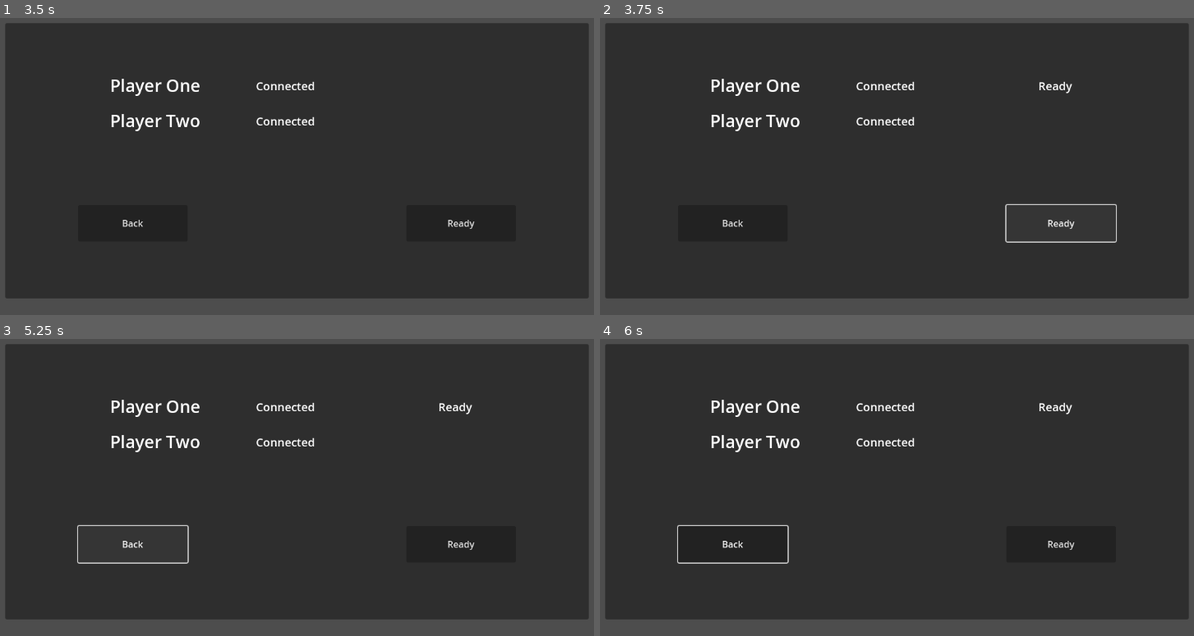
Above: before the commit, frames 1-4 (two rows, left to right).
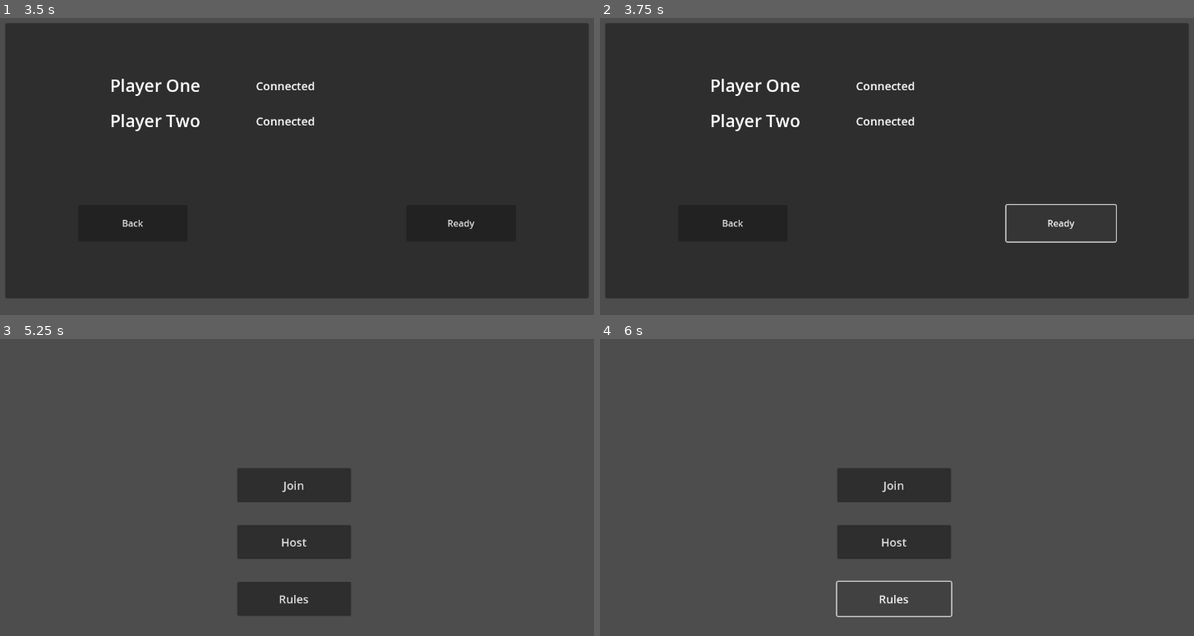
Above: after the commit, the same moments.

Repository: TechenPro/HackUSU2024-Game
Game: Godot game, scene res://MainMenu/MainMenu.tscn
Same seed, same stepped clock (60 frames per second), same inputs: the game is played once before the commit and once after it.
Inputs (mouse positions are in pixels of both pictures, inside the frame that each line leads up to):
- Up to frame 1 (3.5 s): click "Join" at 0.5 s; click (297, 151) at 1.27 s; type "12" at 1.35 s; click "Back" at 2 s; click "Host" at 2.75 s
- Up to frame 2 (3.75 s): click "Ready" at 3.5 s
- Up to frame 3 (5.25 s): click "Ready" at 4.25 s; click "Back" at 5 s
- Up to frame 4 (6 s): click (897, 600) at 5.75 s, where only the run after the commit has a clickable "Rules"

Frame 1 is identical in both runs. In frame 2, less than 0.1% of the frame differs, in the area x 73-80%, y 21-26%; in frame 3, 82%; in frame 4, 84%, in the area x 0-100%, y 1-95%.

Commit message:
barely functional networking

Diff:
--- a/MainMenu/JoinMenu.gd
+++ b/MainMenu/JoinMenu.gd
@@ -32,7 +32,7 @@
 	var NetworkManager = get_parent().get_node("NetworkManager")
 	NetworkManager.join_game(address)
 
-	if (address == "100"):
+	if (str == "100"):
 		get_tree().change_scene_to_file("res://MainMenu/Lobby.tscn")
 
 func verify_address(str):
--- a/MainMenu/Lobby.tscn
+++ b/MainMenu/Lobby.tscn
@@ -1,8 +1,9 @@
-[gd_scene load_steps=2 format=3 uid="uid://b00tb76sq14vq"]
+[gd_scene load_steps=3 format=3 uid="uid://b00tb76sq14vq"]
 
 [ext_resource type="Script" path="res://MainMenu/LobbyControl.gd" id="1_xaw8s"]
+[ext_resource type="Script" path="res://Network/Scripts/Networking.gd" id="2_t3d6j"]
 
-[node name="Node2D" type="Node2D"]
+[node name="Node2D2" type="Node2D"]
 
 [node name="LobbyControl" type="Control" parent="."]
 layout_mode = 3
@@ -62,7 +63,7 @@
 theme_override_font_sizes/font_size = 20
 text = "Connected"
 
-[node name="PlayerOneReady" type="Label" parent="LobbyControl/LobbyBoard/PlayerTwoStatus"]
+[node name="PlayerTwoReady" type="Label" parent="LobbyControl/LobbyBoard/PlayerTwoStatus"]
 layout_mode = 0
 offset_left = 576.0
 offset_top = 8.0
@@ -85,3 +86,6 @@
 offset_right = 384.0
 offset_bottom = 448.0
 text = "Back"
+
+[node name="NetworkControl" type="Node" parent="."]
+script = ExtResource("2_t3d6j")
--- a/MainMenu/LobbyControl.gd
+++ b/MainMenu/LobbyControl.gd
@@ -2,23 +2,27 @@
 
 var ReadyButton
 var BackButton
-var PlayerOneReadyClicked
-var PlayerTwoReadyClicked
+var PlayerOneReadyClicked:bool
+var PlayerTwoReadyClicked:bool
+
+var ready_players
+var NetworkController
 
 
 # Called when the node enters the scene tree for the first time.
 func _ready():
+	self.NetworkController = get_parent().get_node("NetworkControl")
+	if multiplayer.is_server():
+		ready_players = [false, false]
+
 	ReadyButton = $ReadyButton
-	ReadyButton.connect("pressed", _Ready_Button_Pressed)
+	ReadyButton.connect("pressed", _On_Ready_Button_Pressed)
 
 	BackButton = $BackButton
 	BackButton.connect("pressed", _Back_Button_Pressed)
 
-
-
-
-
-
+	var PlayerOneReady = $LobbyBoard/PlayerOneStatus/PlayerOneReady
+	var PlayerTwoReady = $LobbyBoard/PlayerOneStatus/PlayerTwoReady
 
 # Called every frame. 'delta' is the elapsed time since the previous frame.
 func _process(delta):
@@ -30,9 +34,45 @@
 	if (!PlayerOneReadyClicked):
 		get_tree().change_scene_to_file("res://MainMenu/MainMenu.tscn")
 
-func _Ready_Button_Pressed():
-	var PlayerOneReady = $LobbyBoard/PlayerOneStatus/PlayerOneReady
-	PlayerOneReady.text = "Ready"
-	PlayerOneReadyClicked = true;
+func _On_Ready_Button_Pressed():
+	player_ready.rpc(multiplayer.get_unique_id())
+	print("Ready")
 
-	print("Ready")
+@rpc("any_peer", "call_local", "reliable")
+func player_unready(peer_id):
+	#TODO Player unready
+	print("player unready " , peer_id)
+
+
+@rpc("any_peer", "call_local", "reliable")
+func player_ready(peer_id):
+	print("player ready", peer_id)
+	if multiplayer.is_server():
+		if peer_id == 1:
+			ready_players[0] = true
+		else:
+			ready_players[1] = true
+
+		print(ready_players)
+		for i in range(0, ready_players.size()-1):
+			set_player_ready_status.rpc(i, ready_players[i])
+		if (ready_players[0] && ready_players [1]):
+			start_game.rpc()
+			print("TODO: Start game")
+
+@rpc("authority", "reliable")
+func set_player_ready_status(player_id, status):
+	var readyText = ""
+	if (status):
+		readyText = "Ready"
+	if (player_id == 0):
+		$LobbyBoard/PlayerOneStatus/PlayerOneReady.text = readyText
+	else:
+		$LobbyBoard/PlayerTwoStatus/PlayerTwoReady.text = readyText
+
+
+@rpc("authority", "reliable")
+func start_game():
+	#TODO: Start the game
+	#get_tree().change_scene_to_file()
+	pass
--- a/Network/Scripts/Networking.gd
+++ b/Network/Scripts/Networking.gd
@@ -51,6 +51,7 @@
 # peers call this when they have loaded the game scene
 @rpc("any_peer", "call_local", "reliable")
 func player_loaded():
+	print("Players loaded: ", players_loaded)
 	if multiplayer.is_server():
 		players_loaded += 1
 		if players_loaded == players.size():
@@ -60,32 +61,38 @@
 
 func _on_player_connected(id):
 	_register_player.rpc_id(id)
-	print("Player %d connected", id)
+	print("Player connected: ", id)
+	#for player in players:
+	#	print(player)
 
 @rpc("any_peer", "reliable")
 func _register_player():
 	var new_player_id = multiplayer.get_remote_sender_id()
 	players[new_player_id] = new_player_id
 	player_connected.emit(new_player_id)
-	print("registered player: %d", new_player_id)
+
+	print("registered player: ", new_player_id)
+
 
 func _on_player_disconnected(id):
 	players.erase(id)
 	player_disconnected.emit(id)
-	print("Player %d disconnected", id)
+	print("Player disconnected: ", id)
 
 func _on_connected_ok():
 	var peer_id = multiplayer.get_unique_id()
 	players[peer_id] = peer_id
 	player_connected.emit(peer_id)
-	print("I connected ok, my id is: %d", peer_id)
+	print("I connected ok, my id is: ", peer_id)
+	get_tree().change_scene_to_file("res://MainMenu/Lobby.tscn")
 
 func _on_connected_fail():
-	print("A Player failed to connect")
+	print("You failed to connect")
 	multiplayer.multiplayer_peer = null
 
 func _on_server_disconnected():
 	print("Server disconnected")
 	multiplayer.multiplayer_peer = null
 	players.clear()
+	get_tree().change_scene_to_file("res://MainMenu/MainMenu.tscn")
 	server_disconnected.emit()
